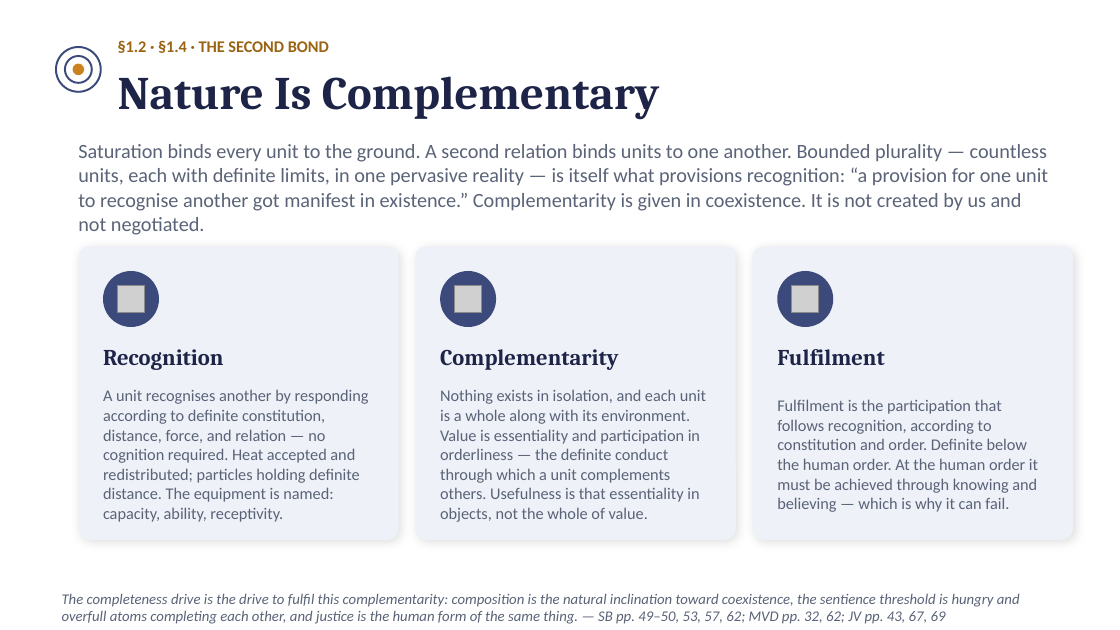
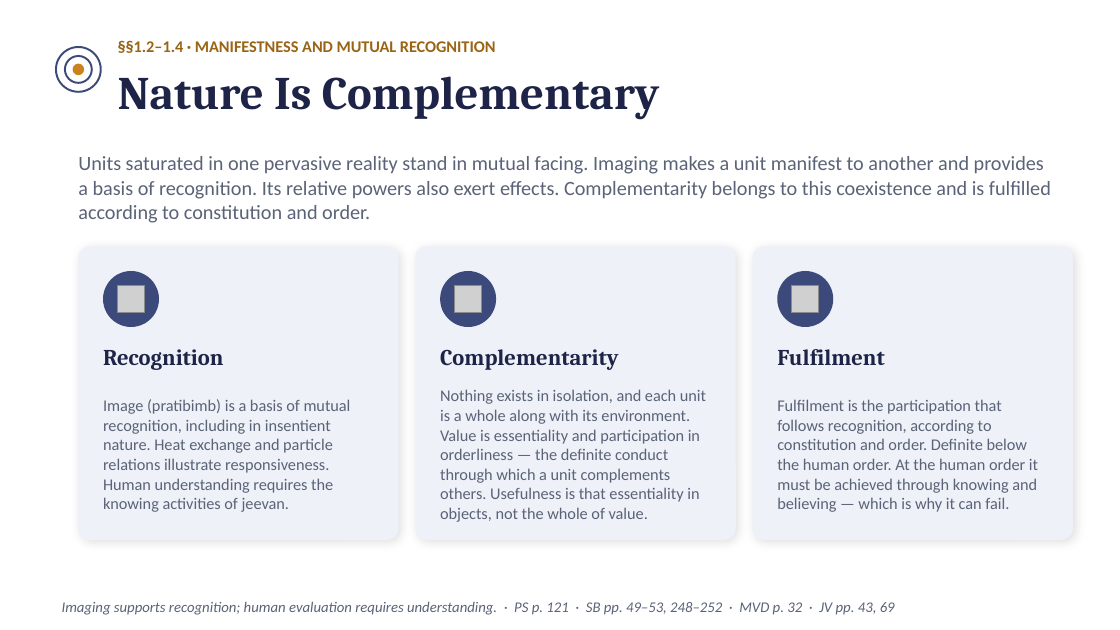
Before and after one commit to raghavamohan/AnalyticMadhyasthDarshan, a slide deck: slide 8 of Studies/The-Ontology-of-Coexistence/The-Ontology-of-Existence-Madhyasth-Darshan.pptx. Drawn at 1120x630 pixels with LibreOffice and Linux fonts; fonts in the diff are those of the drawing; grey boxes stand for pictures. Boxes give left, top, right and bottom in pixels: in the first picture for what was removed or moved away, otherwise in the second. Text is boxed around its words. In the diff, an @@ line names an element or a change of style, - is before the commit and + after.

```diff
--- a/Studies/The-Ontology-of-Coexistence/The-Ontology-of-Existence-Madhyasth-Darshan.pptx
+++ b/Studies/The-Ontology-of-Coexistence/The-Ontology-of-Existence-Madhyasth-Darshan.pptx
@@ text at (x1=118, y1=40, x2=496, y2=53): text changed @@
-§1.2 · §1.4 · THE SECOND BOND
+§§1.2–1.4 · MANIFESTNESS AND MUTUAL RECOGNITION
@@ text at (x1=78, y1=156, x2=1051, y2=223): text changed @@
-Saturation binds every unit to the ground. A second relation binds units to one another. Bounded plurality — countless units, each with definite limits, in one pervasive reality — is itself what provisions recognition: “a provision for one unit to recognise another got manifest in existence.” Complementarity is given in coexistence. It is not created by us and not negotiated.
+Units saturated in one pervasive reality stand in mutual facing. Imaging makes a unit manifest to another and provides a basis of recognition. Its relative powers also exert effects. Complementarity belongs to this coexistence and is fulfilled according to constitution and order.
@@ text at (x1=103, y1=399, x2=351, y2=512): text changed @@
-A unit recognises another by responding according to definite constitution, distance, force, and relation — no cognition required. Heat accepted and redistributed; particles holding definite distance. The equipment is named: capacity, ability, receptivity.
+Image (pratibimb) is a basis of mutual recognition, including in insentient nature. Heat exchange and particle relations illustrate responsiveness. Human understanding requires the knowing activities of jeevan.
@@ text at (x1=62, y1=601, x2=895, y2=615): text changed @@
-The completeness drive is the drive to fulfil this complementarity: composition is the natural inclination toward coexistence, the sentience threshold is hungry and overfull atoms completing each other, and justice is the human form of the same thing. — SB pp. 49–50, 53, 57, 62; MVD pp. 32, 62; JV pp. 43, 67, 69
+Imaging supports recognition; human evaluation requires understanding. · PS p. 121 · SB pp. 49–53, 248–252 · MVD p. 32 · JV pp. 43, 69
```
Also in this commit, not shown: 13 other slides changed, 1 slide added, 9 other files.
